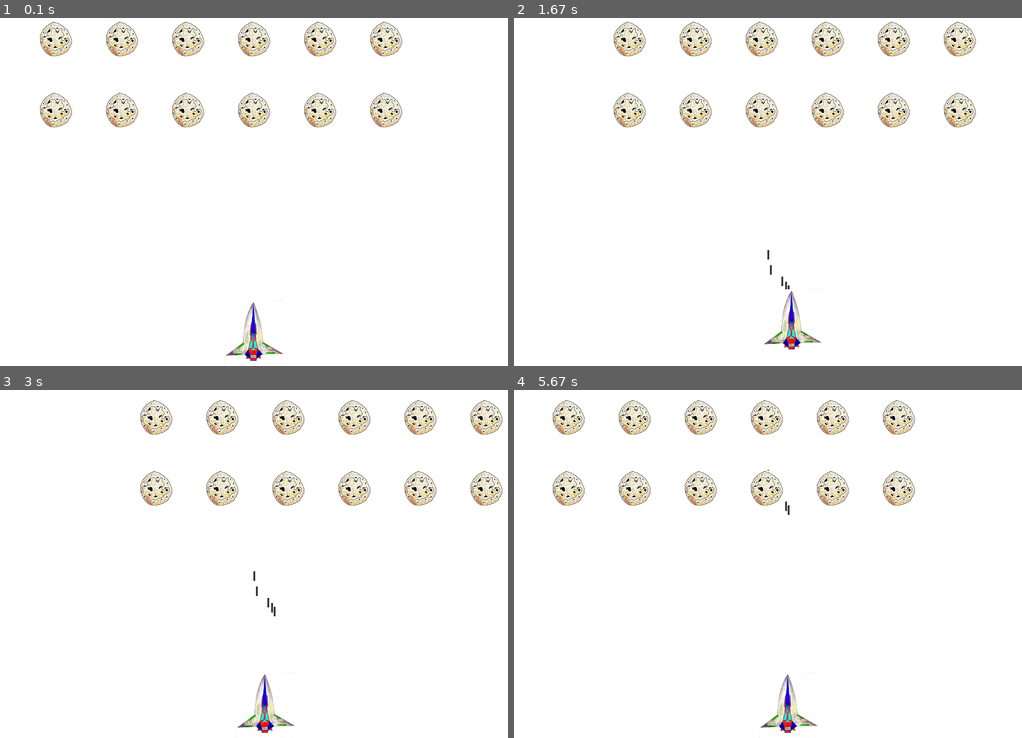
Above: before the commit, frames 1-4 (two rows, left to right).
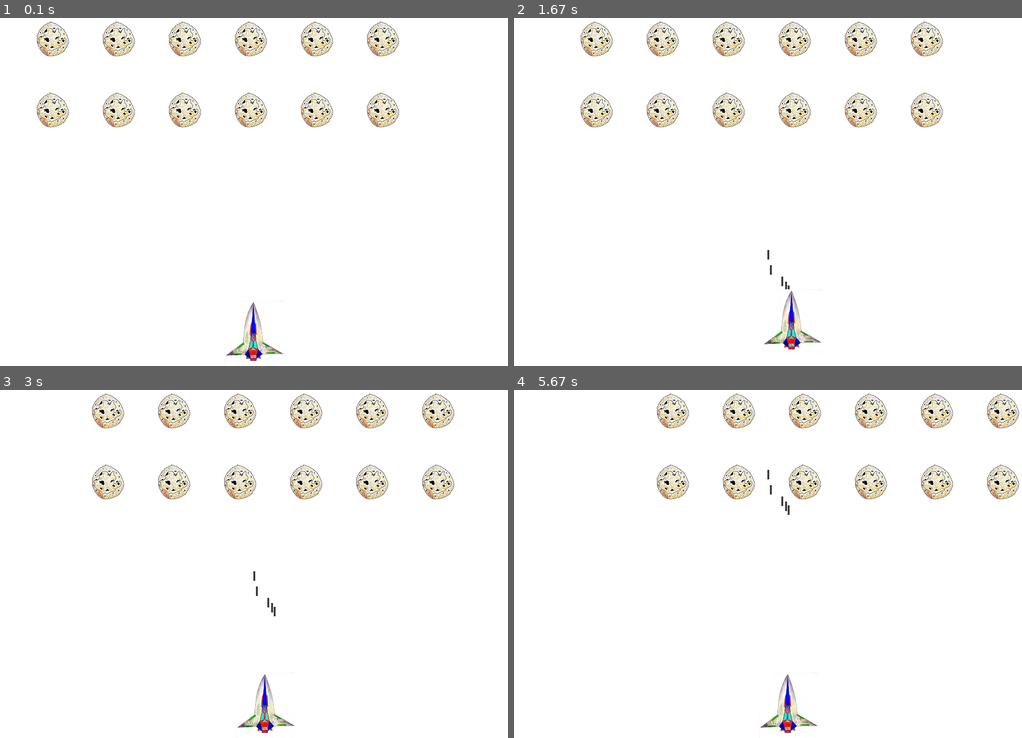
Above: after the commit, the same moments.

Repository: mmmarchetti/pygame_project
Game: pygame game, started from alien_invasion.py
Same seed, same stepped clock (60 frames per second), same inputs: the game is played once before the commit and once after it.
Inputs:
- Up to frame 1 (0.1 s): no input
- Up to frame 2 (1.67 s): tap Space at 0.33, 0.73, 1.03, 1.23, 1.57 s; hold Right 0.67-1.13 s; hold Up 1.17-1.47 s; hold Right from 1.5 s (still down)
- Up to frame 3 (3 s): tap Space at 1.87, 2.07, 2.37, 2.63, 2.97 s; release Right at 1.97 s; hold Left 2-2.53 s; hold Down 2.57-2.87 s; hold Left from 2.9 s (still down)
- Up to frame 4 (5.67 s): tap Space at 3.27, 3.4, 3.8, 4.1, 4.47, 4.87, 5.17, 5.37 s; release Left at 3.3 s; hold Up 3.33-3.7 s; hold Right 3.73-4.37 s; hold Down 4.4-4.77 s; hold Left 4.8-5.27 s; hold Right from 5.3 s (still down)

The runs differ from the first frame. In frame 1, 5.4% of the frame differs, in the area x 7-80%, y 1-32%; in frame 2, 9.2%, in the area x 13-91%, y 1-32%; in frame 3, 8.2%; in frame 4, 9.1%.

Commit message:
movendo meteors

Diff:
--- a/alien_invasion.py
+++ b/alien_invasion.py
@@ -22,14 +22,14 @@
 
     meteors = Group()
 
-    # Cria um meteoroários meteoros
+    # Cria um meteoro
     gf.create_fleet(ai_settings, screen, ship, meteors)
 
     # Inicializa o laço principal do jogo
     while True:
         gf.check_events(ai_settings, screen, ship, bullets)
         ship.update()
-        gf.update_bullets(bullets)
+        gf.update_bullets(meteors, bullets)
         # print(len(bullets))
         gf.update_meteors(ai_settings, meteors)
         gf.update_screen(ai_settings, screen, ship, meteors, bullets)
--- a/game_functions.py
+++ b/game_functions.py
@@ -83,7 +83,7 @@
     pygame.display.flip()
 
 
-def update_bullets(bullets):
+def update_bullets(meteors, bullets):
     """
     Atualiza a posição dos projéteis e se livra dos antigos
     """
@@ -91,6 +91,9 @@
     for bullet in bullets.copy():
         if bullet.rect.bottom <= 0:
             bullets.remove(bullet)
+
+    # Verifica se algum projétil atingiu meteor
+    collisions = pygame.sprite.groupcollide(bullets, meteors, True, True)
 
 
 def get_number_meteors_x(ai_settings, meteor_width):
--- a/settings.py
+++ b/settings.py
@@ -25,7 +25,7 @@
         self.bullets_allowed = 5
 
         # Configuração dos aliens
-        self.meteor_speed_factor = 1
+        self.meteor_speed_factor = 0.5
         self.fleet_drop_speed = 10
         # fleet igual a 1 represneta direita. -1 esquerda
         self.fleet_direction = 1
